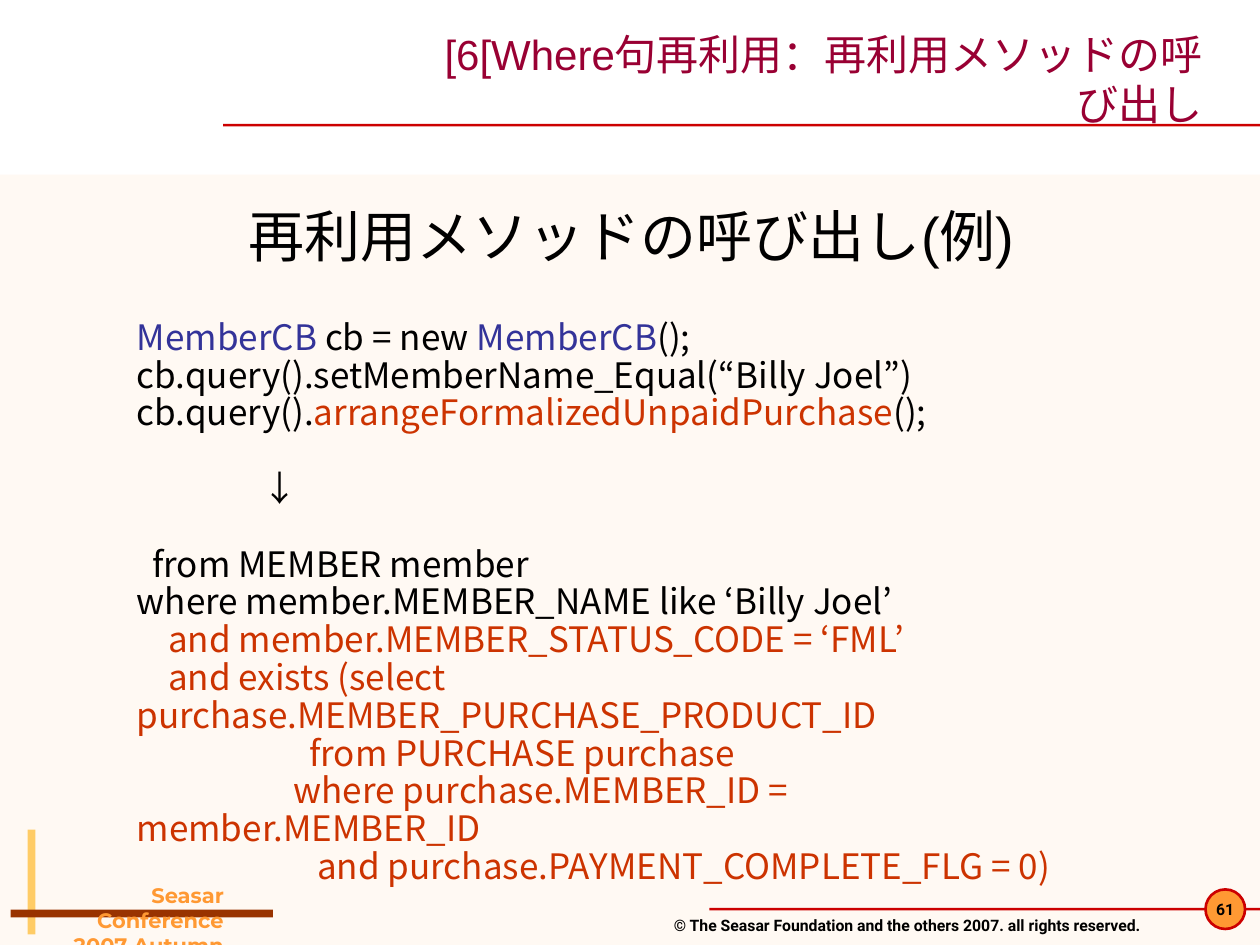
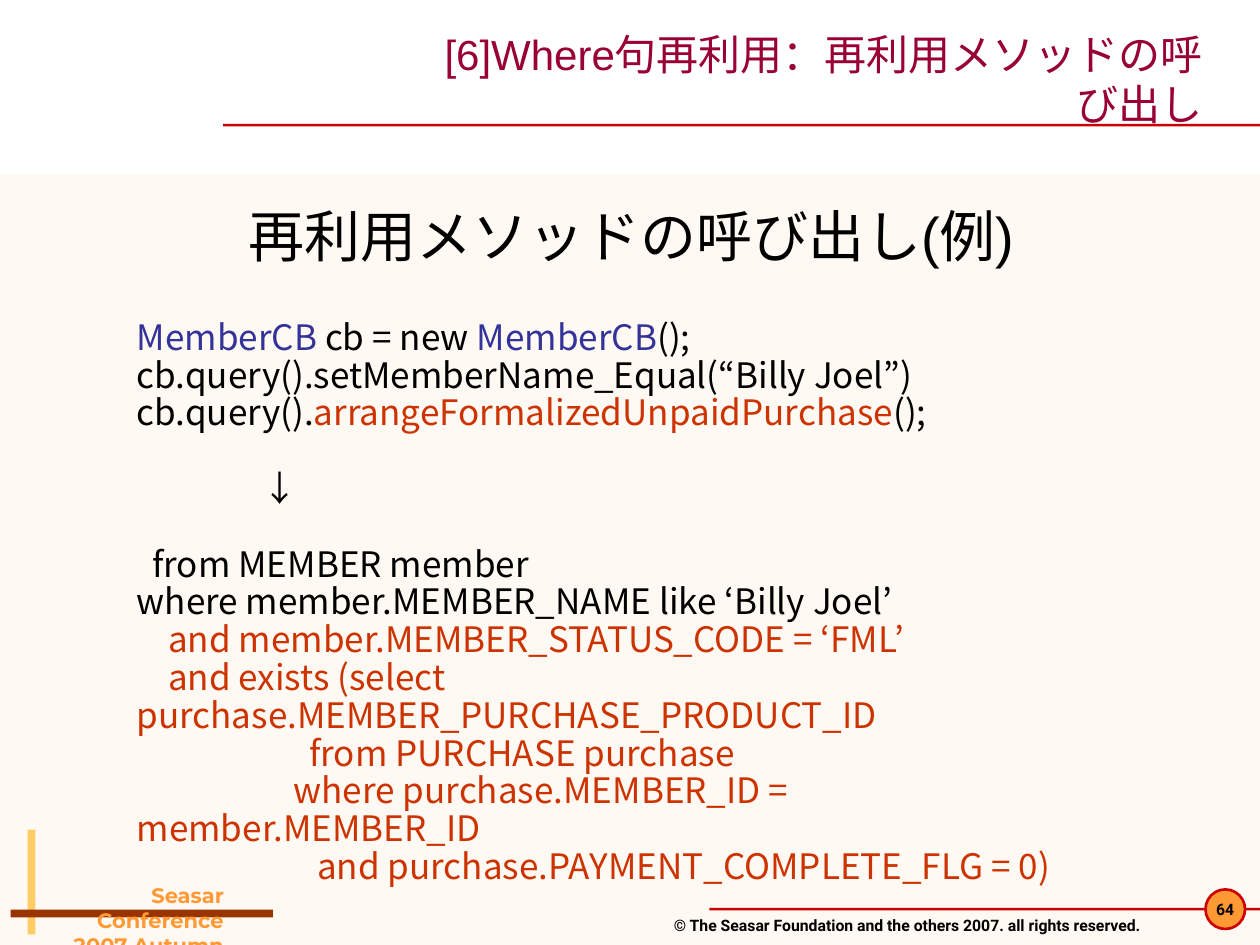
Before and after one commit to seasarorg/dbflute, a slide deck: slide 64 of dbflute/etc/doc/pres/sc2007a_2-DBFlute.ppt (slide 61 before the commit). Drawn at 1260x945 pixels with LibreOffice and Linux fonts; fonts in the diff are those of the drawing; background and template pictures are left out. Boxes give left, top, right and bottom in pixels: in the first picture for what was removed or moved away, otherwise in the second. Text is boxed around its words. In the diff, an @@ line names an element or a change of style, - is before the commit and + after.

```diff
--- a/dbflute/etc/doc/pres/sc2007a_2-DBFlute.ppt
+++ b/dbflute/etc/doc/pres/sc2007a_2-DBFlute.ppt
@@ title at (445, 36, 1203, 127): text changed @@
-[6[Where句再利用：再利用メソッドの呼び出し
+[6]Where句再利用：再利用メソッドの呼び出し
@@ page number at (1216, 903, 1234, 915): text changed @@
-61
+64
```
Also in this commit, not shown: 18 other slides changed, 3 slides added.
